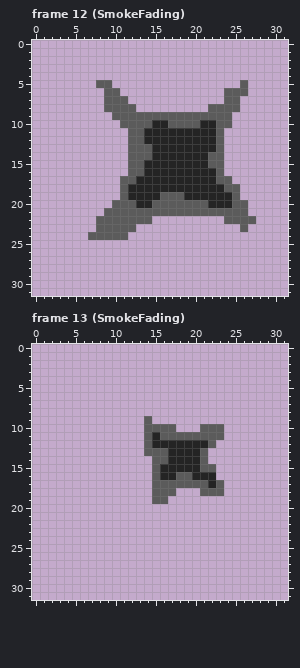
Pixel-art file -- resources/images/characters/flak_explosion.aseprite. Above: the version before the commit.
32x32 pixels, 13 frames. Shown: frame 12 (SmokeFading), frame 13 (SmokeFading). The commit also changed other frames, which this record leaves out.
After:
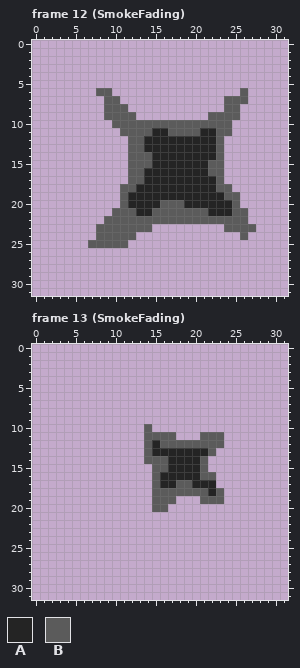
Palette (. is transparent): A #242424  B #5b5b5b
The edit:
Frame 12 (SmokeFading), layer "smoke":
Colour A replaces colour B in row 13 at x 14; in row 14 at x 22; in row 19 at x 16 to 18; in row 20 at x 12, 15 and 19 to 21; in row 21 at x 13 to 14 and 22 to 24.
Colour B is added in row 6 at x 8; in row 7 at x 26; in row 9 at x 9 and 25; in row 10 at x 10; in row 11 at x 11 and 24; in row 22 at x 15 to 23.
Colour B is added in row 23 at x 13 to 14, 24 to 25 and 27; in row 24 at x 12 and 26; in row 25 at x 7 to 11.
Colour B replaces colour A in row 10 at x 15 to 16 and 21 to 22; in row 11 at x 14 and 17 to 20; in row 15 at x 14; in row 16 at x 22; in row 17 at x 13; in row 18 at x 12 and 23.
Colour B replaces colour A in row 19 at x 24.
Colour B is gone in row 5 at x 8 to 9 and 26; in row 6 at x 10 and 24 to 25; in row 7 at x 11; in row 8 at x 12 and 22 to 23; in row 9 at x 13 to 21; in row 17 at x 11 and 24.
Colour B is gone in row 18 at x 25; in row 20 at x 10 and 26; in row 21 at x 9; in row 22 at x 8 and 27; in row 24 at x 7.
Frame 13 (SmokeFading), layer "smoke":
Colour A replaces colour B in row 13 at x 15 to 16 and 21; in row 16 at x 18 to 19; in row 17 at x 16 to 17 and 20 to 21; in row 18 at x 22.
Colour B is added in row 12 at x 23; in row 13 at x 22; in row 14 at x 14; in row 18 at x 18 to 20; in row 19 at x 17 and 21 to 23; in row 20 at x 15 to 16.
Colour B replaces colour A in row 11 at x 15; in row 12 at x 16 to 21; in row 15 at x 16; in row 16 at x 21 to 22.
Colour B is gone in row 9 at x 14; in row 10 at x 15 to 17 and 21 to 23; in row 11 at x 18 to 20; in row 15 at x 22; in row 17 at x 23.
Boxes around the changes in both pictures, in picture pixels (x1, y1, x2, y2):
changed: (88, 80, 256, 248)
changed: (144, 416, 224, 512)
